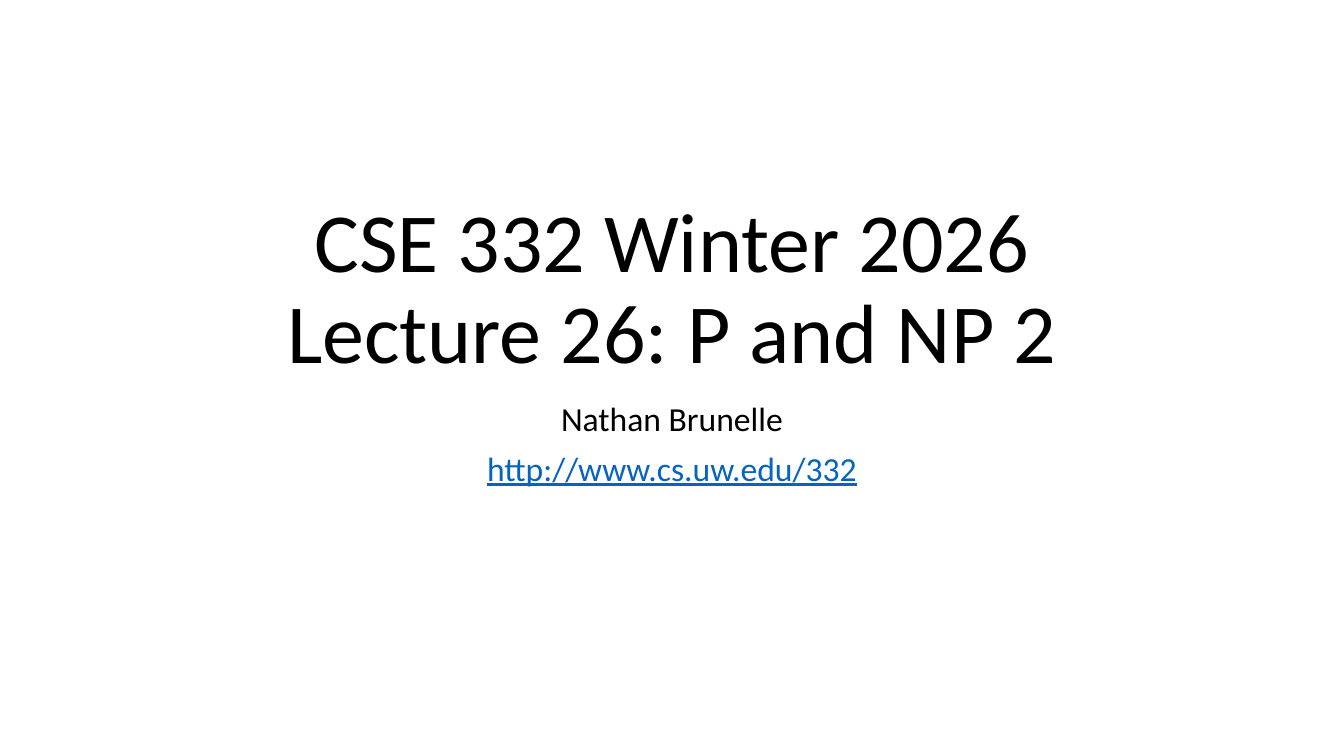
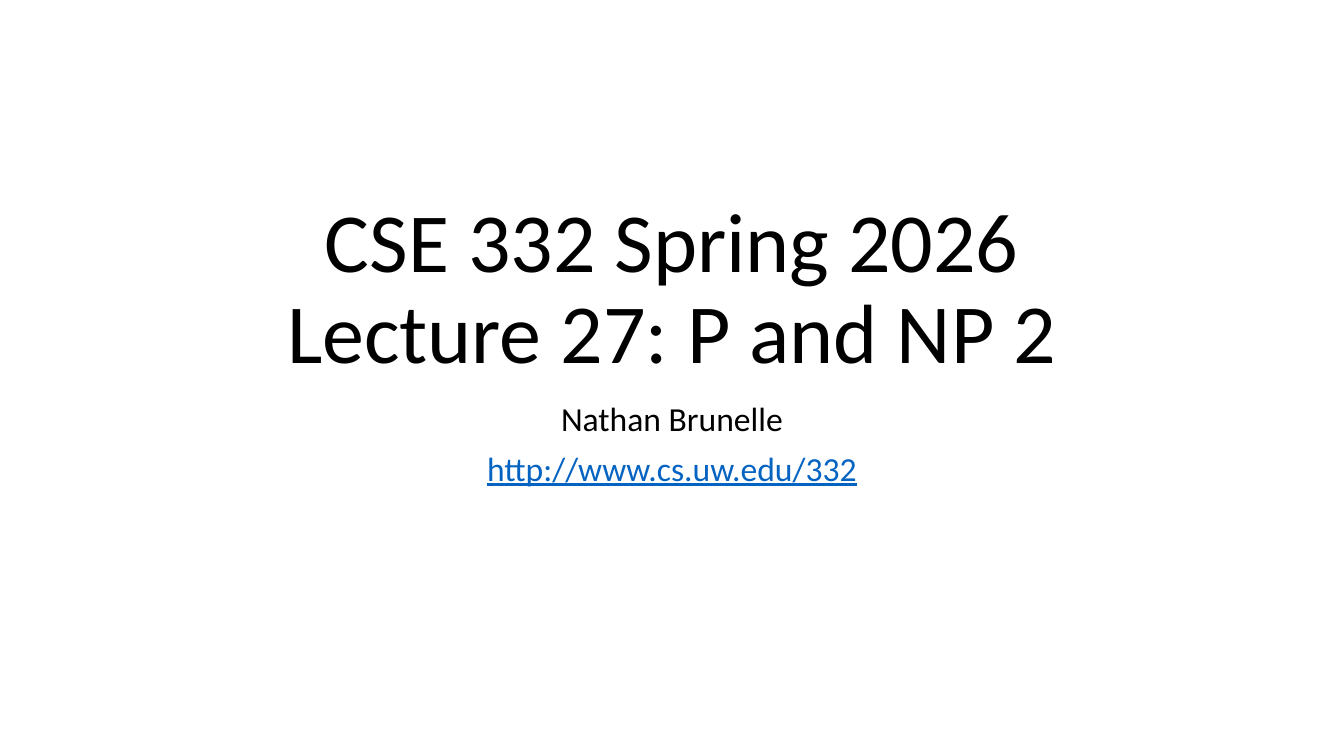
Before and after one commit to natebrunelle/cse332, a slide deck: slide 1 of markdown/files/slides/lecture27_p_np2.pptx. Drawn at 1344x756 pixels with LibreOffice and Linux fonts; fonts in the diff are those of the drawing. Boxes give left, top, right and bottom in pixels: in the first picture for what was removed or moved away, otherwise in the second. Text is boxed around its words. In the diff, an @@ line names an element or a change of style, - is before the commit and + after.

```diff
--- a/markdown/files/slides/lecture27_p_np2.pptx
+++ b/markdown/files/slides/lecture27_p_np2.pptx
@@ title at box(287, 214, 1056, 364): text changed @@
-CSE 332 Winter 2026
-Lecture 26: P and NP 2
+CSE 332 Spring 2026
+Lecture 27: P and NP 2
```
Also in this commit, not shown: 2 other files.
